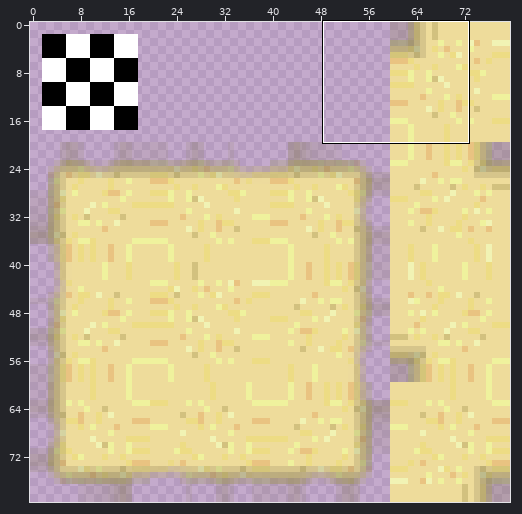
Sprite sheet: tilesets/ts_path/output_tileset.png. The first picture is a wide view before the edit; the outline marks the close-up.
Close-up. The starting point:
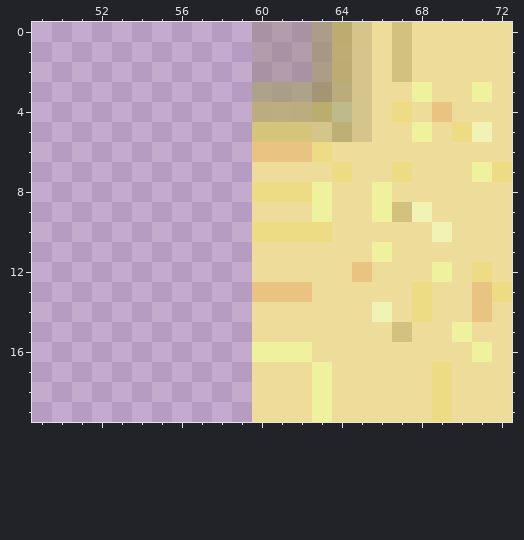
The file is 80x80 pixels. Pixels under 10% opacity are left out. Colours within 5 levels of each other are drawn and written as one. Shown: x 49..72, y 0..19. The commit also changed other parts of the picture, which this record leaves out.
New version:
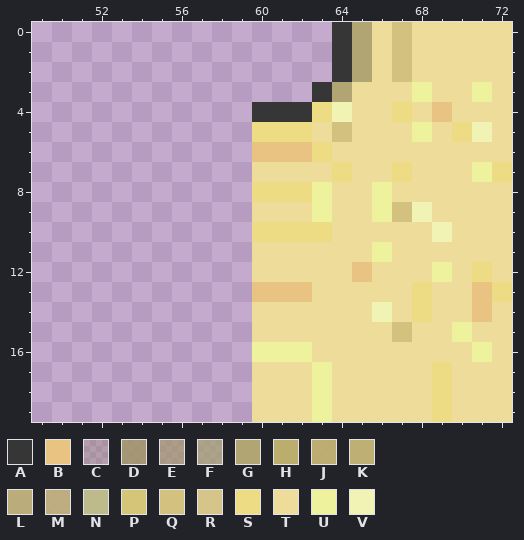
Palette (. is transparent): A #363636  B #e9c381  C #887e5849  D #a19569df  E #a29569ae  F #a29f69aa  G #b2a574  H #bbad6bf8  J #bcad6cee  K #beaf74  L #bbac7af9  M #bcad7aec  N #bdbb8af9  P #d4c578fc  Q #d2c17f  R #d6c58b  S #eddc84  T #eedc9b  U #eff29d  V #f1f3b4
What changed:
The author changed colour D to colour A in row 3 at x 63.
The author changed colour J to colour A in rows 0 to 2 at x 64.
The author changed colour M to colour A in row 4 at x 60 to 62.
The author changed colour L to colour G in row 3 at x 64.
The author changed colour R to colour G in rows 0 to 2 at x 65.
The author changed colour K to colour Q in row 5 at x 64.
The author changed colour H to colour S in row 4 at x 63.
The author changed colour P to colour S in row 5 at x 60 to 62.
The author changed colour R to colour T in rows 3 to 4 at x 65; in row 5 at x 63 and 65.
The author changed colour N to colour V in row 4 at x 64.
Colour C is gone in rows 0 to 2 at x 60 to 62.
Colour E is gone in rows 0 to 2 at x 63.
Colour F is gone in row 3 at x 60 to 62.
